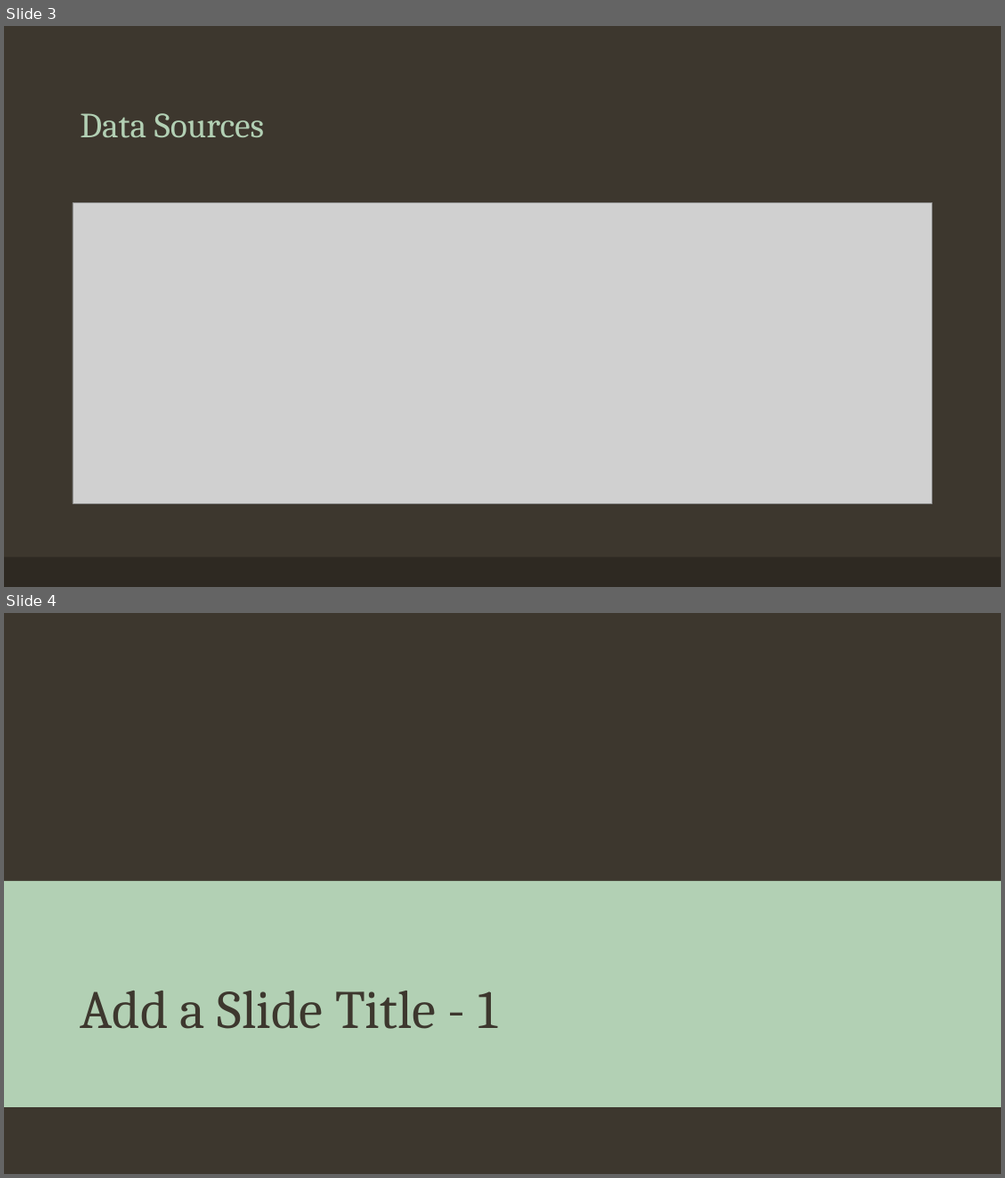
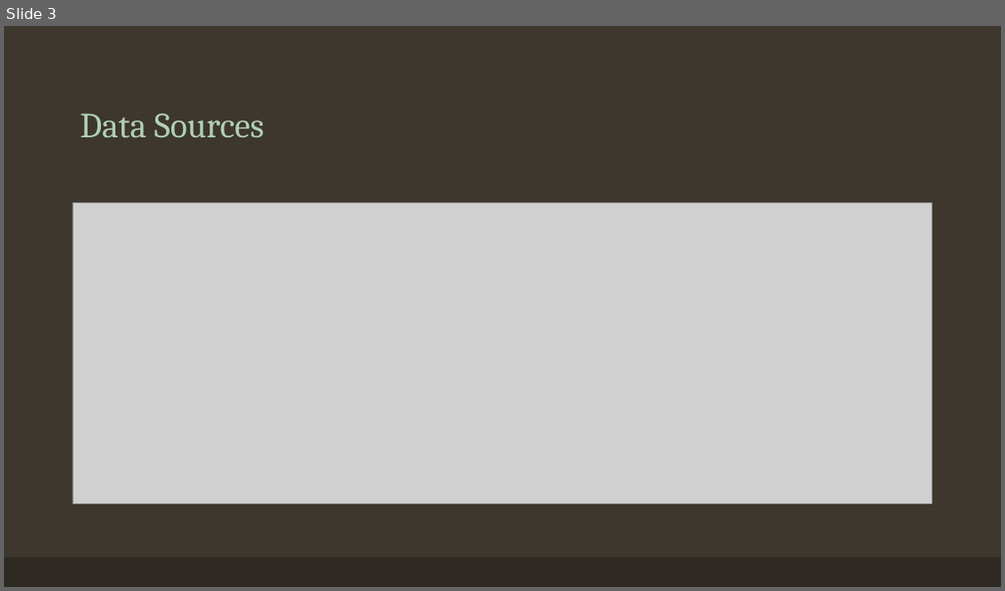
Before and after one commit to EEPlei/Americas-Warzone-Class-Project, a slide deck: Slides/final_slides.pptx. Shown one above the other, each under a label of ours: slides 3 and 4 before the commit, slide 3 after it. The pictures are 1005x1178 and 1005x591 pixels, drawn with LibreOffice and Linux fonts; fonts in the diff are those of the drawing; grey boxes stand for pictures; background and template pictures are left out. Boxes give left, top, right and bottom in pixels: in the first picture for what was removed or moved away, otherwise in the second. Text is boxed around its words. In the diff, an @@ line names an element or a change of style, - is before the commit and + after.

```diff
--- a/Slides/final_slides.pptx
+++ b/Slides/final_slides.pptx
@@ slide 4 removed at box(4, 613, 1001, 1174), background picture (left out) @@
@@ rectangle removed at box(4, 881, 1001, 1107) @@
@@ title removed at box(81, 990, 497, 1029) @@
-Add a Slide Title - 1
```
Also in this commit, not shown: 1 slide changed, 3 slides added.
